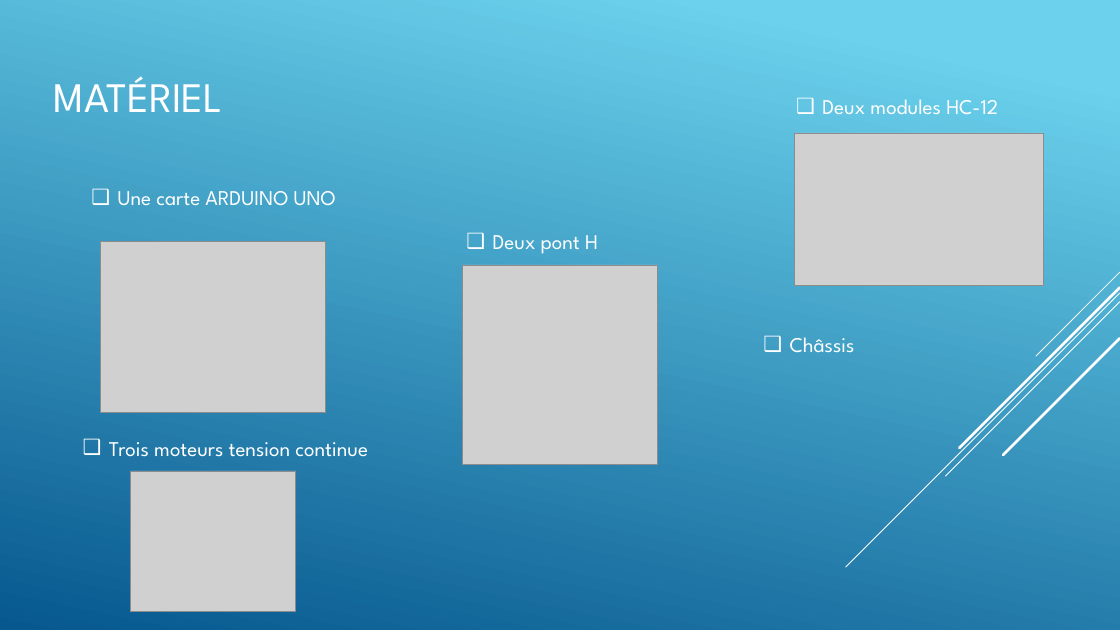
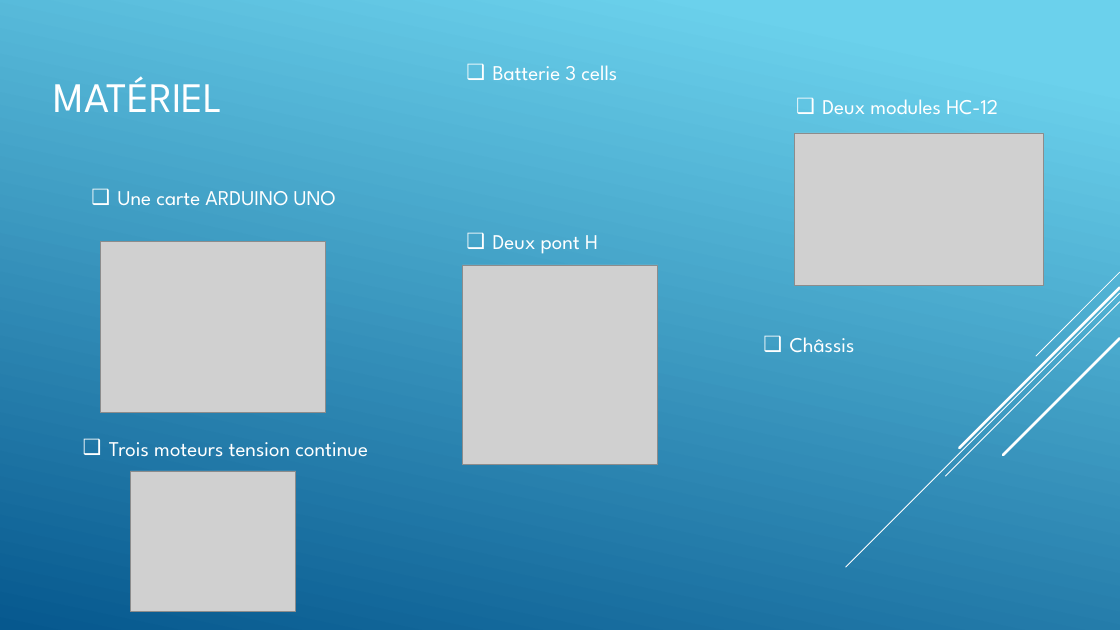
Before and after one commit to alexKrsn1234/Cimino-Krausener-PEIP2-ARDUINO-PROJECT-, a slide deck: slide 5 of PROJET ARDUINO oral.pptx. Drawn at 1120x630 pixels with LibreOffice and Linux fonts; fonts in the diff are those of the drawing; grey boxes stand for pictures. Boxes give left, top, right and bottom in pixels: in the first picture for what was removed or moved away, otherwise in the second. Text is boxed around its words. In the diff, an @@ line names an element or a change of style, - is before the commit and + after.

Commit message:
oral

```diff
--- a/PROJET ARDUINO oral.pptx
+++ b/PROJET ARDUINO oral.pptx
@@ text added at <box>493,65,617,80</box>, 18 pt, text #FFFFFF @@
+❑ Batterie 3 cells
```
